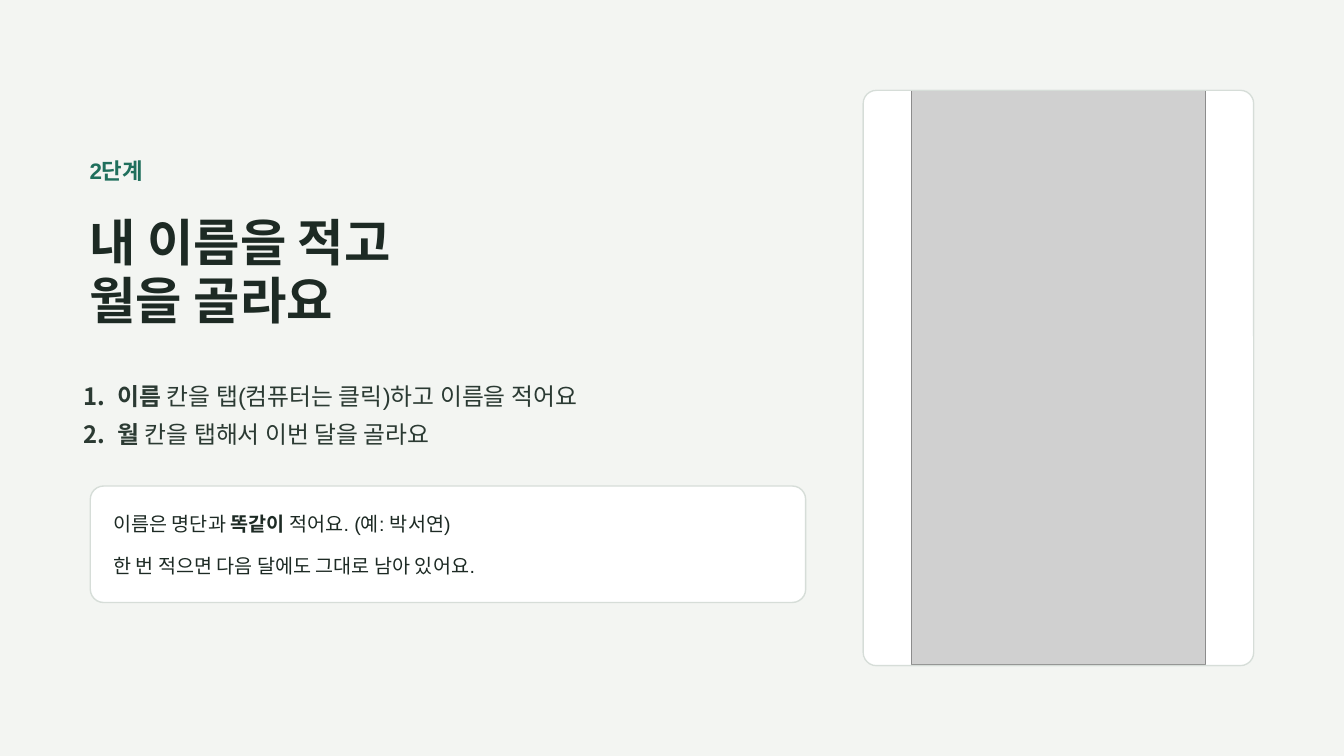
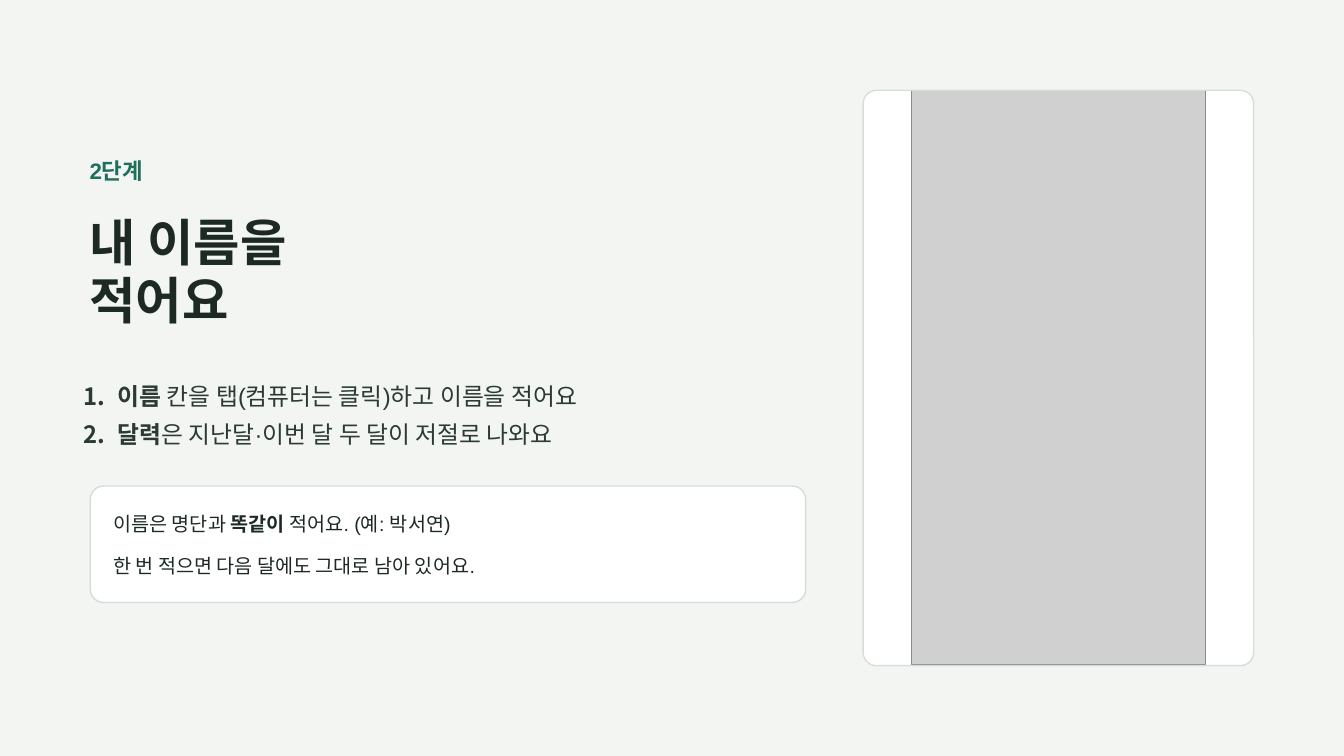
Before and after one commit to rkdhssnfl/maple-river-48, a slide deck: slide 6 of guide.pptx. Drawn at 1344x756 pixels with LibreOffice and Linux fonts; fonts in the diff are those of the drawing; grey boxes stand for pictures. Boxes give left, top, right and bottom in pixels: in the first picture for what was removed or moved away, otherwise in the second. Text is boxed around its words. In the diff, an @@ line names an element or a change of style, - is before the commit and + after.

```diff
--- a/guide.pptx
+++ b/guide.pptx
@@ title at <box>90,218,286,324</box>: text changed @@
-내 이름을 적고
-월을 골라요
+내 이름을
+적어요
@@ text at <box>118,423,553,445</box>: text changed @@
-2. 월 칸을 탭해서 이번 달을 골라요
+2. 달력은 지난달·이번 달 두 달이 저절로 나와요
```
Also in this commit, not shown: 8 other slides changed, 27 other files.
